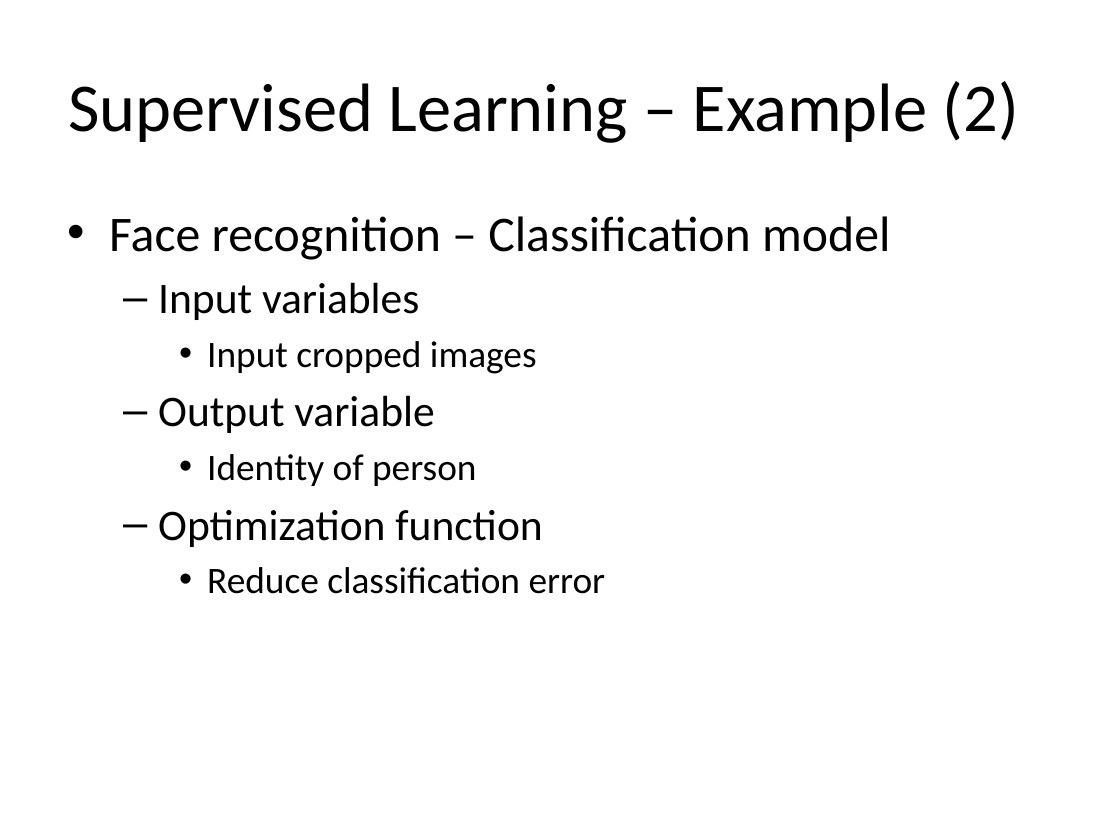
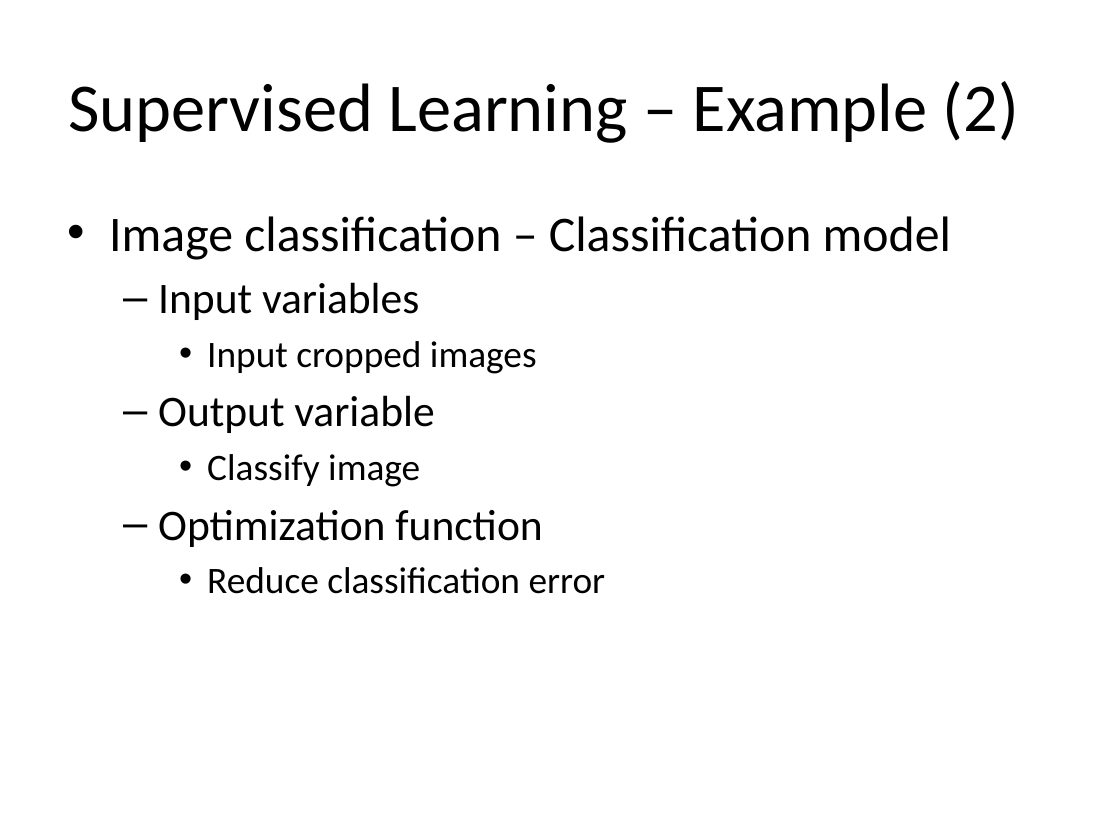
Before and after one commit to look4pritam/ArtificialIntelligence, a slide deck: slide 15 of presentations/AI/ArtificialIntelligence.pptx (slide 14 before the commit). Drawn at 1120x840 pixels with LibreOffice and Linux fonts; fonts in the diff are those of the drawing. Boxes give left, top, right and bottom in pixels: in the first picture for what was removed or moved away, otherwise in the second. Text is boxed around its words. In the diff, an @@ line names an element or a change of style, - is before the commit and + after.

```diff
--- a/presentations/AI/ArtificialIntelligence.pptx
+++ b/presentations/AI/ArtificialIntelligence.pptx
@@ text at (109, 216, 951, 260): text changed @@
-• Face recognition – Classification model
+• Image classification – Classification model
@@ text at (207, 454, 420, 487): text changed @@
-    • Identity of person
+    • Classify image
```
Also in this commit, not shown: 8 other slides changed, 20 slides added.
